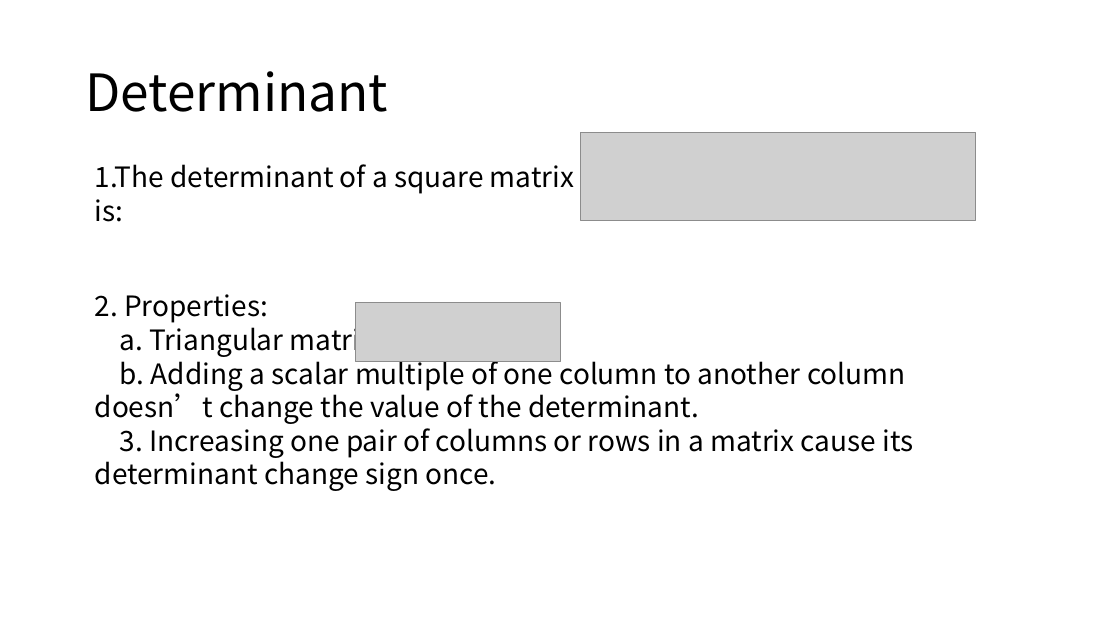
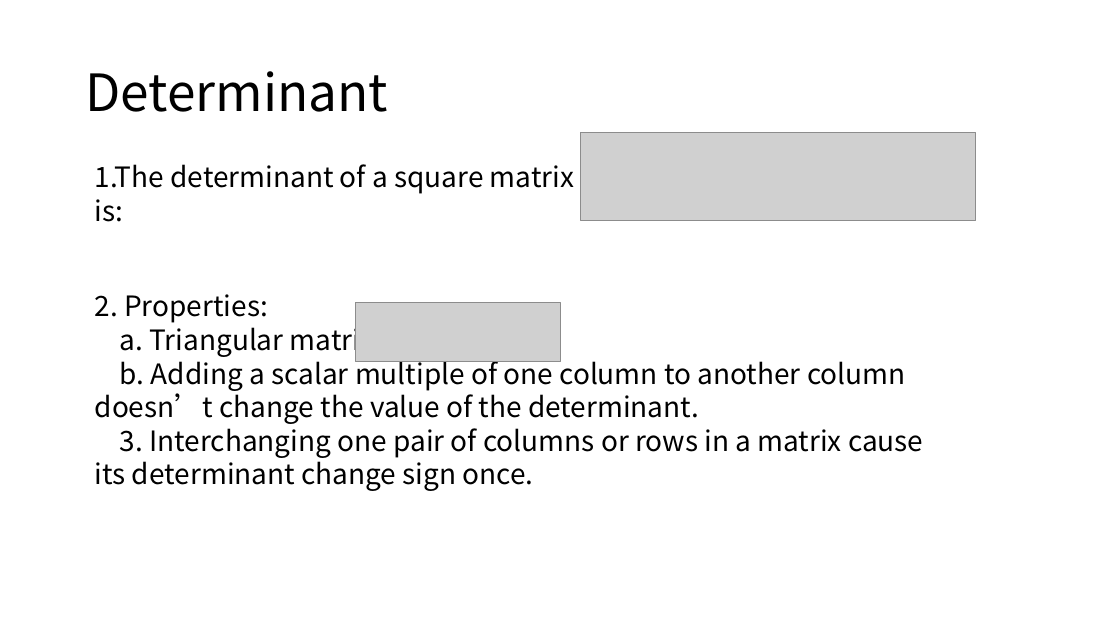
Before and after one commit to scarecrowyu/PHYS4150-2019, a slide deck: slide 3 of Tutorial_material/20191101/20191101.pptx. Drawn at 1120x630 pixels with LibreOffice and Linux fonts; fonts in the diff are those of the drawing; grey boxes stand for pictures. Boxes give left, top, right and bottom in pixels: in the first picture for what was removed or moved away, otherwise in the second. Text is boxed around its words. In the diff, an @@ line names an element or a change of style, - is before the commit and + after.

Commit message:
Modify

```diff
--- a/Tutorial_material/20191101/20191101.pptx
+++ b/Tutorial_material/20191101/20191101.pptx
@@ text at (95,423,923,491): text changed @@
-3. Increasing one pair of columns or rows in a matrix cause its determinant change sign once.
+3. Interchanging one pair of columns or rows in a matrix cause its determinant change sign once.
```
